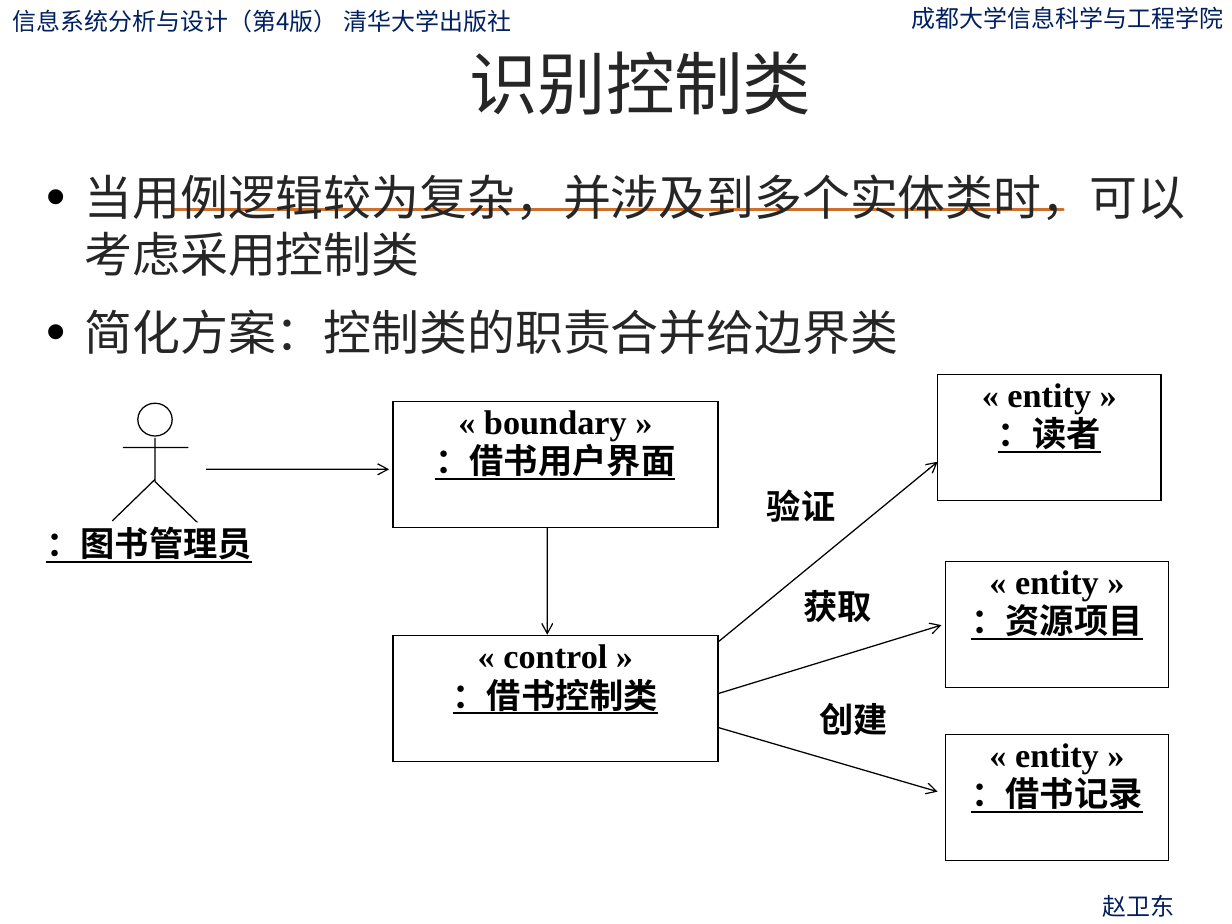
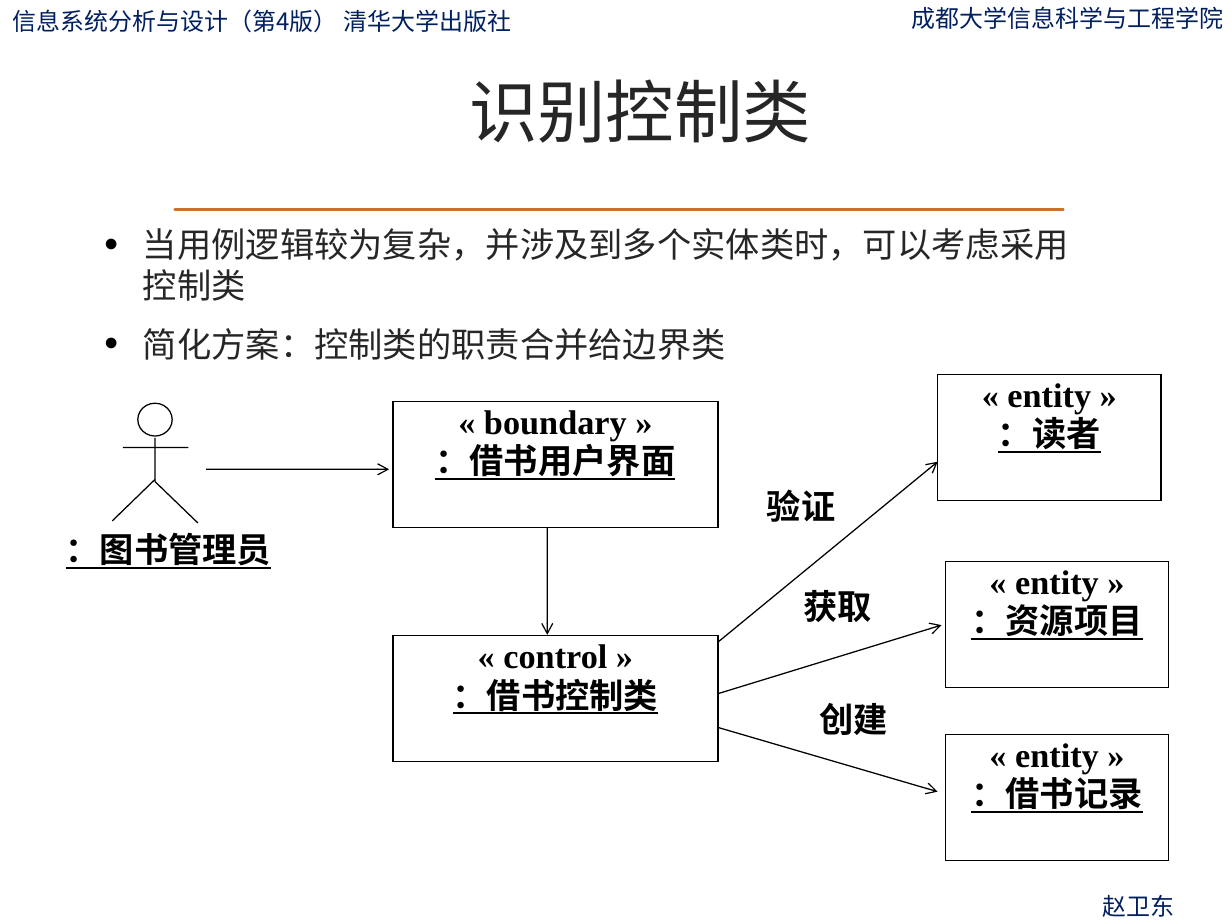
Before and after one commit to ylfagh/is_analysis-1, a slide deck: slide 85 of ppt/第10章-系统总体设计.pptx. Drawn at 1232x924 pixels with LibreOffice and Linux fonts; fonts in the diff are those of the drawing; background and template pictures are left out. Boxes give left, top, right and bottom in pixels: in the first picture for what was removed or moved away, otherwise in the second. Text is boxed around its words. In the diff, an @@ line names an element or a change of style, - is before the commit and + after.

```diff
--- a/ppt/第10章-系统总体设计.pptx
+++ b/ppt/第10章-系统总体设计.pptx
@@ title "识别控制类": place and size @@
-title "识别控制类" at (469,51,811,115)
+title "识别控制类" at (469,79,811,143)
@@ text "当用例逻辑较为复杂，并涉及到多个实体类时，可以考虑采用控制类": place and size @@
-text "当用例逻辑较为复杂，并涉及到多个实体类时，可以考虑采用控制类" at (85,174,1185,354)
+text "当用例逻辑较为复杂，并涉及到多个实体类时，可以考虑采用控制类" at (143,228,1069,360)
@@ text "当用例逻辑较为复杂，并涉及到多个实体类时，可以考虑采用控制类" at (143,228,1069,360): size 28 to 20 pt; less space between paragraphs @@
@@ text "：图书管理员" rewrapped from (46,522,252,563) to (66,532,272,569) @@
```
Also in this commit, not shown: 188 other slides changed, 1 slide added.
